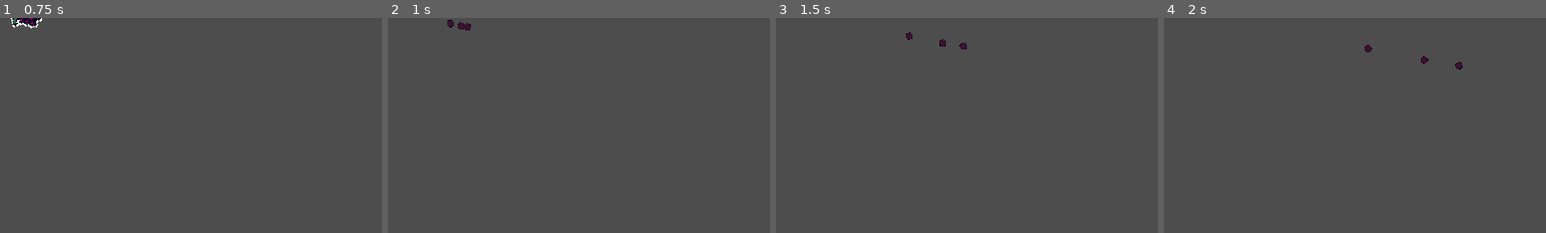
Above: before the commit, frames 1-4 (left to right).
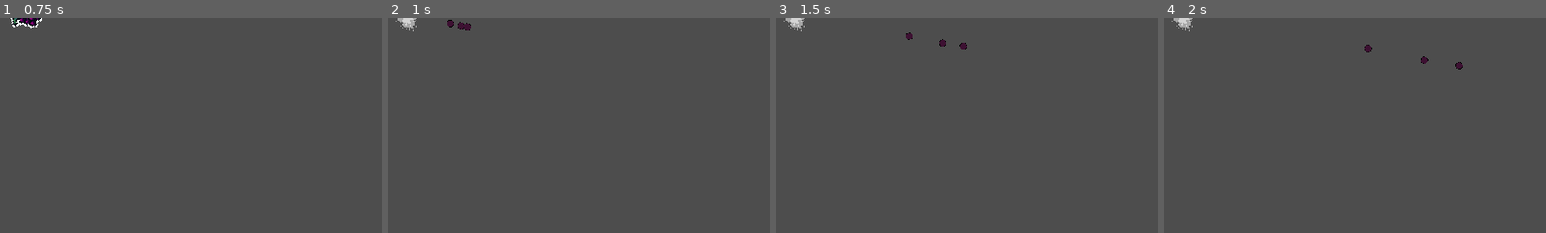
Above: after the commit, the same moments.

Repository: alexg-lviv/FruitTheNinja
Game: Godot game, scene res://src/Projectiles/Grape/Grape.tscn
The game is run twice, just before and just after one commit, with the same random seed, the same clock (stepped at 60 frames per second) and the same inputs. This scene is started directly instead of the project's main scene. The engine's default icon, where the game draws it, is replaced by a stand-in: a white triangle on a blue panel in a dark square.
Inputs (mouse positions are % of the whole screen's width and height, from its top left):
- Up to frame 1 (0.75 s): move the mouse to (72, 45) at 0.52 s; press the mouse at (72, 45) at 0.53 s
- Up to frame 2 (1 s): no input
- Up to frame 3 (1.5 s): tap Enter at 1.25 s; move the mouse to (30, 55) at 1.27 s; release the mouse at (30, 55) at 1.28 s; tap 1 (launch_apple) at 1.35 s; click (30, 55) at 1.42 s
- Up to frame 4 (2 s): no input
The pictures show only the part of the screen within x 17-67%, y 0-50%; the shares and areas given below are measured in that part.

Frame 1 is identical in both runs. In frame 2, 0.2% of the frame differs, in the area x 2-8%, y 0-7%; in frame 3, 0.2%; in frame 4, 0.2%.

Commit message:
Added decals and DecalSystem

Diff:
--- a/project.godot
+++ b/project.godot
@@ -18,6 +18,7 @@
 [autoload]
 
 Projectiles="*res://src/Singletons/projectiles.gd"
+DecalSystem="*res://src/Effects/DecalSystem.tscn"
 
 [display]
 
--- /dev/null
+++ b/src/Effects/DecalSystem.gd
@@ -0,0 +1,15 @@
+extends Node2D
+
+var rng = RandomNumberGenerator.new()
+
+var DecalObj = preload("res://src/Effects/SplashDecal.tscn")
+
+func add_decals(global_pos: Vector2, color: Color):
+	for i in rng.randf_range(1, 3):
+		var decalIns = DecalObj.instantiate()
+		decalIns.set_lifetime(rng.randf_range(2, 4))
+		decalIns.global_position = global_pos + Vector2(rng.randf_range(-32, 32), rng.randf_range(-32, 32))
+		decalIns.set_color(color)
+		var scale = rng.randf_range(0.005, 0.02)
+		decalIns.scale = Vector2(scale, scale)
+		add_child(decalIns)
--- /dev/null
+++ b/src/Effects/DecalSystem.tscn
@@ -0,0 +1,6 @@
+[gd_scene load_steps=2 format=3 uid="uid://cn42rr42cahhm"]
+
+[ext_resource type="Script" path="res://src/Effects/DecalSystem.gd" id="1_5jkmg"]
+
+[node name="DecalSystem" type="Node2D"]
+script = ExtResource("1_5jkmg")
--- /dev/null
+++ b/src/Effects/SplashDecal.gd
@@ -0,0 +1,25 @@
+extends Sprite2D
+
+var rng = RandomNumberGenerator.new()
+
+
+# Called when the node enters the scene tree for the first time.
+func _ready():
+	set_texture(Projectiles.decal_textures[rng.randi_range(0, Projectiles.decal_textures.size() - 1)])
+	show_decal()
+
+func set_lifetime(time: float):
+	$Timer.wait_time = time
+
+func set_color(color: Color):
+	var mat = get_material()
+	mat.set_shader_parameter("col", color)
+
+# Should be called to show the decal
+func show_decal():
+	$AnimationPlayer.play("fadein")
+	$Timer.start()
+
+
+func _on_timer_timeout():
+	$AnimationPlayer.play("fadeout")
--- /dev/null
+++ b/src/Effects/SplashDecal.tscn
@@ -0,0 +1,81 @@
+[gd_scene load_steps=8 format=3 uid="uid://bdim62paan8t7"]
+
+[ext_resource type="Script" path="res://src/Effects/SplashDecal.gd" id="1_14pd2"]
+[ext_resource type="Texture2D" uid="uid://bt1igpxivcvl1" path="res://assets/masks/decal-mask-2.png" id="1_wnmlb"]
+[ext_resource type="Shader" path="res://src/Effects/shaders/SplashDecal.gdshader" id="1_xp7qv"]
+
+[sub_resource type="ShaderMaterial" id="ShaderMaterial_4kaqf"]
+shader = ExtResource("1_xp7qv")
+shader_parameter/col = null
+
+[sub_resource type="Animation" id="Animation_3pufu"]
+resource_name = "fadein"
+length = 0.2
+tracks/0/type = "value"
+tracks/0/imported = false
+tracks/0/enabled = true
+tracks/0/path = NodePath(".:modulate")
+tracks/0/interp = 1
+tracks/0/loop_wrap = true
+tracks/0/keys = {
+"times": PackedFloat32Array(0, 0.2),
+"transitions": PackedFloat32Array(1, 1),
+"update": 0,
+"values": [Color(1, 1, 1, 0), Color(1, 1, 1, 0.501961)]
+}
+
+[sub_resource type="Animation" id="Animation_iuymo"]
+resource_name = "fadeout"
+tracks/0/type = "value"
+tracks/0/imported = false
+tracks/0/enabled = true
+tracks/0/path = NodePath(".:modulate")
+tracks/0/interp = 1
+tracks/0/loop_wrap = true
+tracks/0/keys = {
+"times": PackedFloat32Array(0, 1),
+"transitions": PackedFloat32Array(1, 1),
+"update": 0,
+"values": [Color(1, 1, 1, 0.501961), Color(1, 1, 1, 0)]
+}
+tracks/1/type = "method"
+tracks/1/imported = false
+tracks/1/enabled = true
+tracks/1/path = NodePath(".")
+tracks/1/interp = 1
+tracks/1/loop_wrap = true
+tracks/1/keys = {
+"times": PackedFloat32Array(1),
+"transitions": PackedFloat32Array(1),
+"values": [{
+"args": [],
+"method": &"queue_free"
+}]
+}
+
+[sub_resource type="AnimationLibrary" id="AnimationLibrary_yww3h"]
+_data = {
+"fadein": SubResource("Animation_3pufu"),
+"fadeout": SubResource("Animation_iuymo")
+}
+
+[node name="SplashDecal" type="Sprite2D"]
+modulate = Color(1, 1, 1, 0.501961)
+z_index = 50
+z_as_relative = false
+texture_filter = 2
+material = SubResource("ShaderMaterial_4kaqf")
+scale = Vector2(0.1, 0.1)
+texture = ExtResource("1_wnmlb")
+script = ExtResource("1_14pd2")
+
+[node name="AnimationPlayer" type="AnimationPlayer" parent="."]
+libraries = {
+"": SubResource("AnimationLibrary_yww3h")
+}
+
+[node name="Timer" type="Timer" parent="."]
+wait_time = 2.0
+one_shot = true
+
+[connection signal="timeout" from="Timer" to="." method="_on_timer_timeout"]
--- /dev/null
+++ b/src/Effects/shaders/SplashDecal.gdshader
@@ -0,0 +1,9 @@
+shader_type canvas_item;
+
+uniform vec3 col = vec3(1., 0., 0.);
+
+void fragment() {
+	vec4 texCol = texture(TEXTURE, UV);
+	vec4 finalCol = vec4(col, 1) * vec4(vec3(1., 1., 1.) - texCol.rgb, texCol.a);
+	COLOR.xyz = finalCol.xyz;
+}
--- a/src/Projectiles/Projectile.gd
+++ b/src/Projectiles/Projectile.gd
@@ -9,6 +9,7 @@
 var direction = Vector2.RIGHT
 var size = 1.0
 var is_dead = false
+var color: Color = Color(1, 1, 1)
 var is_finished_dying: bool = false;
 
 @onready var AnimPlayer: AnimationPlayer = get_node("AnimationPlayer")
@@ -49,10 +50,10 @@
 	is_dead = true
 	AnimPlayer.play("simple_death")
 	DeathTimer.start()
+	DecalSystem.add_decals(global_position, color)
 
 func _on_death_timer_timeout():
 	queue_free()
 
-
 func _on_visible_on_screen_notifier_2d_screen_exited():
 	queue_free()
--- a/src/Singletons/projectiles.gd
+++ b/src/Singletons/projectiles.gd
@@ -1,3 +1,8 @@
 extends Node
 
 var spawned := []
+
+var decal_textures := [
+	preload("res://assets/masks/decal-mask-4.png"),
+	preload("res://assets/masks/decal-mask-5.png")
+]
Binary file added: assets/masks/decal-mask-1.png
Not shown, added: assets/masks/decal-mask-1.png.import
Binary file added: assets/masks/decal-mask-2.png
Not shown, added: assets/masks/decal-mask-2.png.import
Binary file added: assets/masks/decal-mask-3.png
Not shown, added: assets/masks/decal-mask-3.png.import
Binary file added: assets/masks/decal-mask-4.png
Not shown, added: assets/masks/decal-mask-4.png.import
Binary file added: assets/masks/decal-mask-5.png
Not shown, added: assets/masks/decal-mask-5.png.import
Binary file changed: assets/masks/trajectory_mask.png
